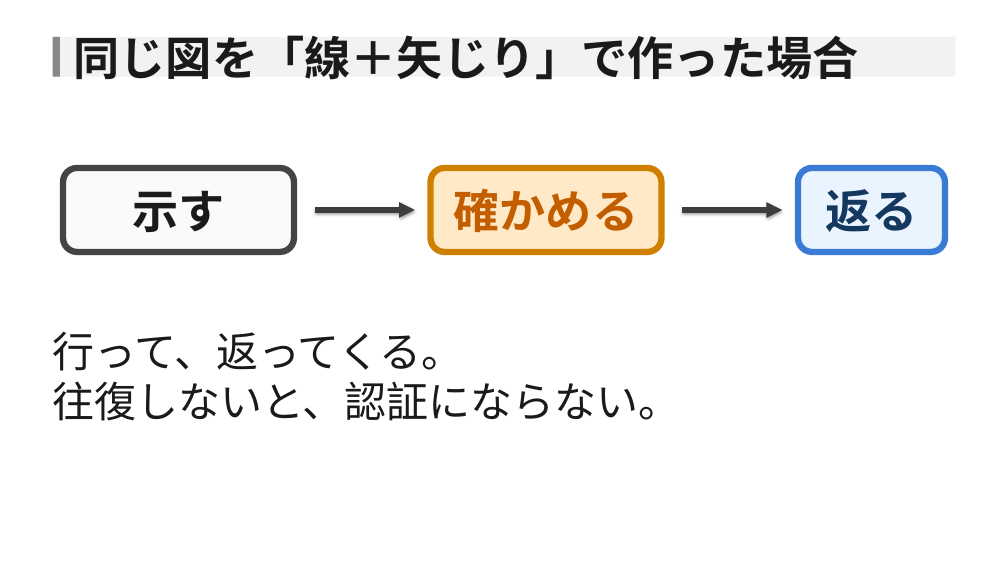
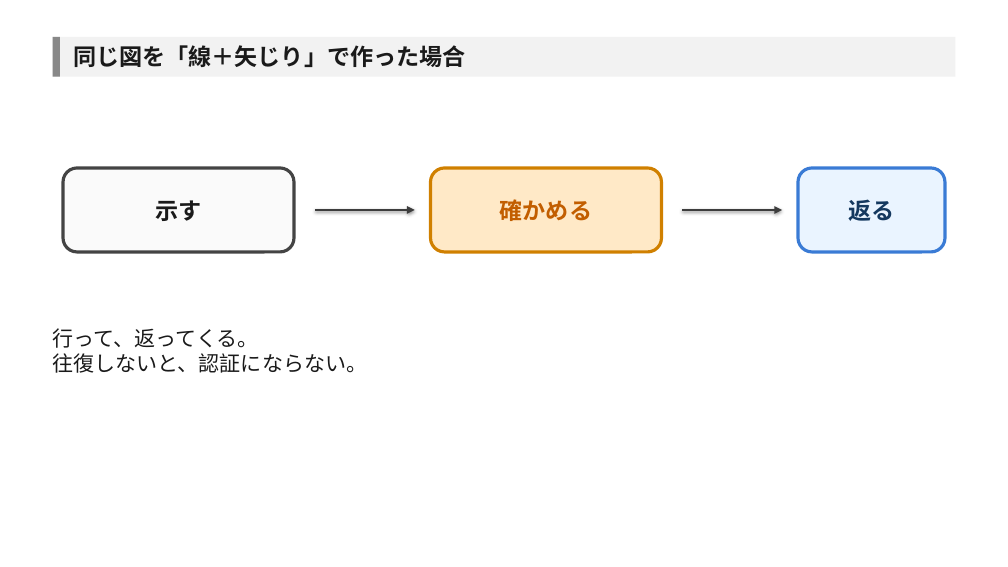
Before and after one commit to aoki-tfab/akadako-slide-test, a slide deck: slide 3 of pptxtest.pptx. Drawn at 1008x567 pixels with LibreOffice and Linux fonts; fonts in the diff are those of the drawing. Boxes give left, top, right and bottom in pixels: in the first picture for what was removed or moved away, otherwise in the second. Text is boxed around its words. In the diff, an @@ line names an element or a change of style, - is before the commit and + after.

```diff
--- a/pptxtest.pptx
+++ b/pptxtest.pptx
@@ rounded rectangle at [63,168,294,252]: outline #444444 6 pt to #444444 3 pt @@
@@ rounded rectangle at [430,168,662,252]: outline #D08000 6 pt to #D08000 3 pt @@
@@ size 44 to 22 pt in 4 elements at [73,45,465,67], [155,200,201,221], [500,199,592,221], [848,199,894,221] @@
@@ rounded rectangle at [799,168,945,252]: outline #3A7BD5 6 pt to #3A7BD5 3 pt @@
@@ arrow (315, 210) - (415, 210): stroke #3D3D3D 5 pt to #3D3D3D 2.5 pt @@
@@ arrow (683, 210) - (783, 210): stroke #3D3D3D 5 pt to #3D3D3D 2.5 pt @@
@@ text "行って、返ってくる。" at [53,328,368,373]: size 40 to 20 pt @@
```
Also in this commit, not shown: 2 other slides changed, 1 other file.
